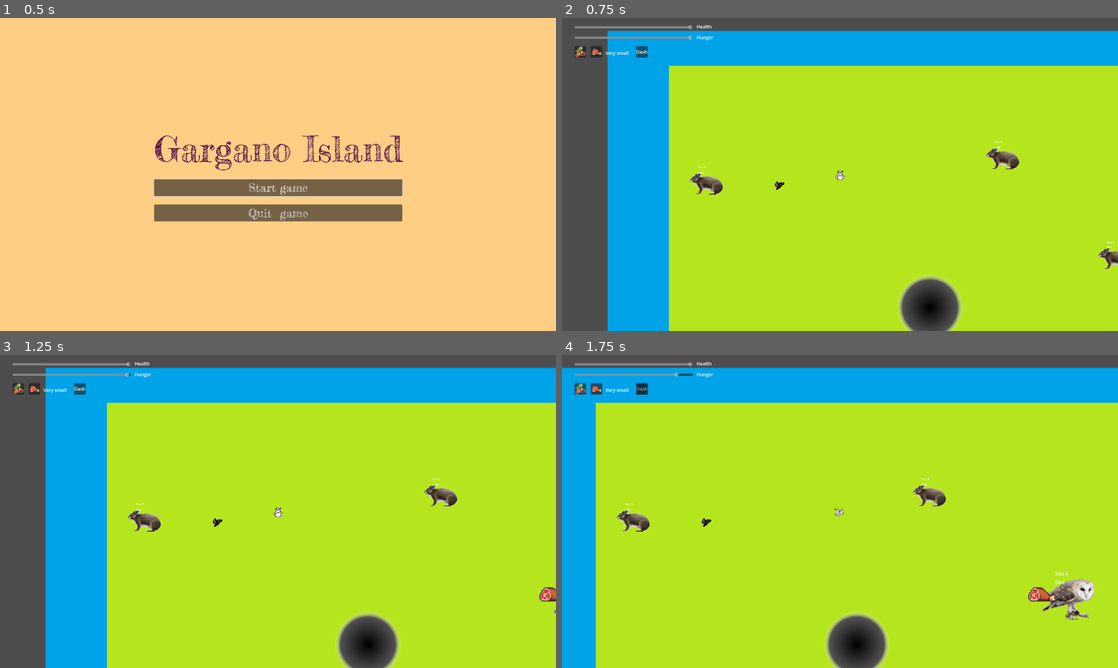
Above: before the commit, frames 1-4 (two rows, left to right).
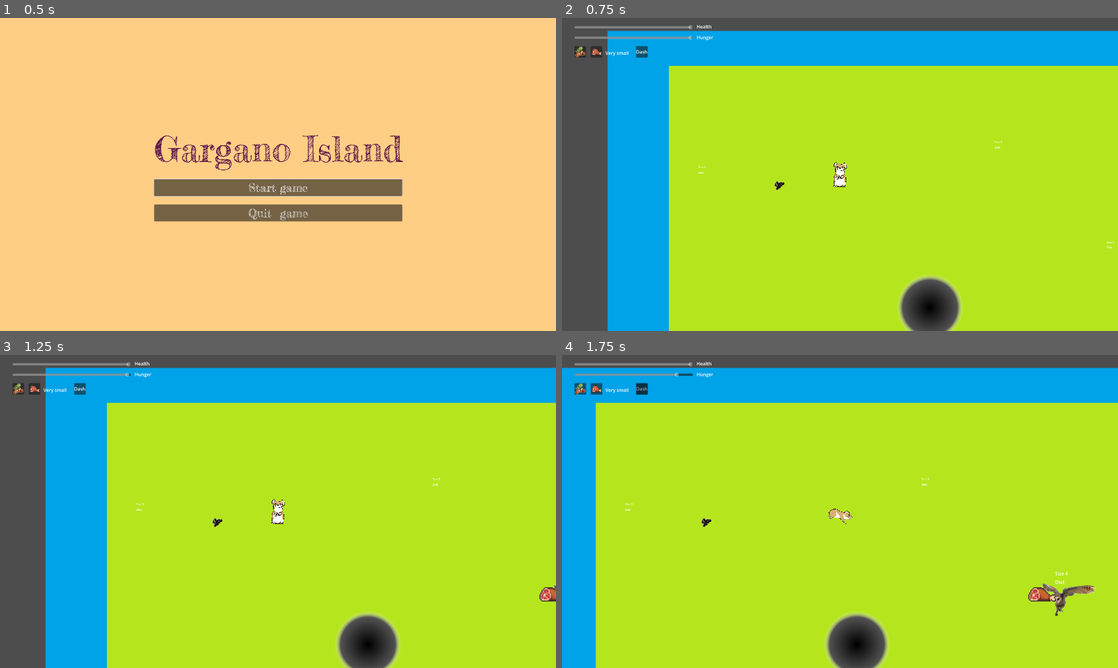
Above: after the commit, the same moments.

Repository: nialsiG/GMTK2024
Game: Godot game, scene res://scenes/start_menu.tscn
Same seed, same stepped clock (60 frames per second), same inputs: the game is played once before the commit and once after it. The engine's default icon, where the game draws it, is replaced by a stand-in: a white triangle on a blue panel in a dark square.
Inputs:
- Up to frame 1 (0.5 s): no input
- Up to frame 2 (0.75 s): click "Start game" at 0.5 s
- Up to frame 3 (1.25 s): no input
- Up to frame 4 (1.75 s): hold D (move_right) from 1.28 s (still down); tap Space (attack) at 1.35 s

Frame 1 is identical in both runs. In frame 2, 0.8% of the frame differs, in the area x 23-100%, y 41-81%; in frame 3, 0.7%; in frame 4, 1.3%, in the area x 9-96%, y 41-85%.

Commit message:
Hamster animation 1.0

Diff:
--- a/Gmtk 2024/assets/sprites/Animals/Deino/deinogalerix.tres
+++ b/Gmtk 2024/assets/sprites/Animals/Deino/deinogalerix.tres
@@ -14,6 +14,26 @@
 }],
 "loop": true,
 "name": &"Down",
+"speed": 5.0
+}, {
+"frames": [],
+"loop": true,
+"name": &"Idle_Down",
+"speed": 5.0
+}, {
+"frames": [],
+"loop": true,
+"name": &"Idle_Left",
+"speed": 5.0
+}, {
+"frames": [],
+"loop": true,
+"name": &"Idle_Right",
+"speed": 5.0
+}, {
+"frames": [],
+"loop": true,
+"name": &"Idle_Up",
 "speed": 5.0
 }, {
 "frames": [{
--- a/Gmtk 2024/assets/sprites/Animals/Mikrotia/Mikrotia.tres
+++ b/Gmtk 2024/assets/sprites/Animals/Mikrotia/Mikrotia.tres
@@ -14,6 +14,26 @@
 }],
 "loop": true,
 "name": &"Down",
+"speed": 5.0
+}, {
+"frames": [],
+"loop": true,
+"name": &"Idle_Down",
+"speed": 5.0
+}, {
+"frames": [],
+"loop": true,
+"name": &"Idle_Left",
+"speed": 5.0
+}, {
+"frames": [],
+"loop": true,
+"name": &"Idle_Right",
+"speed": 5.0
+}, {
+"frames": [],
+"loop": true,
+"name": &"Idle_Up",
 "speed": 5.0
 }, {
 "frames": [{
--- a/Gmtk 2024/assets/sprites/Animals/Prolagus/Prolagus.tres
+++ b/Gmtk 2024/assets/sprites/Animals/Prolagus/Prolagus.tres
@@ -14,6 +14,26 @@
 }],
 "loop": true,
 "name": &"Down",
+"speed": 5.0
+}, {
+"frames": [],
+"loop": true,
+"name": &"Idle_Down",
+"speed": 5.0
+}, {
+"frames": [],
+"loop": true,
+"name": &"Idle_Left",
+"speed": 5.0
+}, {
+"frames": [],
+"loop": true,
+"name": &"Idle_Right",
+"speed": 5.0
+}, {
+"frames": [],
+"loop": true,
+"name": &"Idle_Up",
 "speed": 5.0
 }, {
 "frames": [{
--- a/Gmtk 2024/assets/sprites/Animals/Tyto/Tyto.tres
+++ b/Gmtk 2024/assets/sprites/Animals/Tyto/Tyto.tres
@@ -14,6 +14,26 @@
 }],
 "loop": true,
 "name": &"Down",
+"speed": 5.0
+}, {
+"frames": [],
+"loop": true,
+"name": &"Idle_Down",
+"speed": 5.0
+}, {
+"frames": [],
+"loop": true,
+"name": &"Idle_Left",
+"speed": 5.0
+}, {
+"frames": [],
+"loop": true,
+"name": &"Idle_Right",
+"speed": 5.0
+}, {
+"frames": [],
+"loop": true,
+"name": &"Idle_Up",
 "speed": 5.0
 }, {
 "frames": [{
--- a/Gmtk 2024/assets/sprites/Animals/garganomis/Garganomis.tres
+++ b/Gmtk 2024/assets/sprites/Animals/garganomis/Garganomis.tres
@@ -14,6 +14,26 @@
 }],
 "loop": true,
 "name": &"Down",
+"speed": 5.0
+}, {
+"frames": [],
+"loop": true,
+"name": &"Idle_Down",
+"speed": 5.0
+}, {
+"frames": [],
+"loop": true,
+"name": &"Idle_Left",
+"speed": 5.0
+}, {
+"frames": [],
+"loop": true,
+"name": &"Idle_Right",
+"speed": 5.0
+}, {
+"frames": [],
+"loop": true,
+"name": &"Idle_Up",
 "speed": 5.0
 }, {
 "frames": [{
--- a/Gmtk 2024/scenes/Animals/Garganomis.tscn
+++ b/Gmtk 2024/scenes/Animals/Garganomis.tscn
@@ -12,7 +12,6 @@
 radius = 120.0
 
 [node name="deinogalerix" instance=ExtResource("1_p3d56")]
-scale = Vector2(1, 1)
 script = ExtResource("2_h5ikr")
 
 [node name="CollisionShape2D" parent="." index="0"]
@@ -20,7 +19,7 @@
 
 [node name="Sprite2D" parent="." index="1"]
 sprite_frames = ExtResource("3_06okc")
-animation = &"Down"
+animation = &"Idle_Up"
 
 [node name="CollisionShape2D" parent="Area2D" index="0"]
 shape = SubResource("CircleShape2D_xxdnw")
--- a/Gmtk 2024/scenes/Animals/Mikrotia.tscn
+++ b/Gmtk 2024/scenes/Animals/Mikrotia.tscn
@@ -13,7 +13,7 @@
 
 [node name="Sprite2D" parent="." index="1"]
 sprite_frames = ExtResource("3_f4rfx")
-animation = &"Left"
+animation = &"Down"
 
 [node name="CollisionShape2D" parent="Area2D" index="0"]
 shape = SubResource("CircleShape2D_5nilg")
--- a/Gmtk 2024/scenes/Animals/Prolagus.tscn
+++ b/Gmtk 2024/scenes/Animals/Prolagus.tscn
@@ -5,9 +5,9 @@
 [ext_resource type="SpriteFrames" uid="uid://dkw3d75fcqhkx" path="res://assets/sprites/Animals/Prolagus/Prolagus.tres" id="3_ttf2r"]
 
 [node name="deinogalerix" instance=ExtResource("1_d7v0i")]
-scale = Vector2(1, 1)
 script = ExtResource("2_csrou")
 
 [node name="Sprite2D" parent="." index="1"]
 scale = Vector2(1, 1)
 sprite_frames = ExtResource("3_ttf2r")
+animation = &"Idle_Up"
--- a/Gmtk 2024/scenes/Animals/Tyto.tscn
+++ b/Gmtk 2024/scenes/Animals/Tyto.tscn
@@ -16,7 +16,7 @@
 
 [node name="Sprite2D" parent="." index="1"]
 sprite_frames = ExtResource("2_88tv6")
-animation = &"Down"
+animation = &"Idle_Up"
 
 [node name="CollisionShape2D" parent="Area2D" index="0"]
 shape = SubResource("CircleShape2D_0nywd")
--- a/Gmtk 2024/scenes/Animals/deinogalerix.tscn
+++ b/Gmtk 2024/scenes/Animals/deinogalerix.tscn
@@ -21,7 +21,7 @@
 [node name="Sprite2D" type="AnimatedSprite2D" parent="."]
 scale = Vector2(0.5, 0.5)
 sprite_frames = ExtResource("2_noffp")
-animation = &"Up"
+animation = &"Idle_Down"
 
 [node name="Area2D" type="Area2D" parent="."]
 
--- a/Gmtk 2024/scenes/player.tscn
+++ b/Gmtk 2024/scenes/player.tscn
@@ -1,18 +1,24 @@
-[gd_scene load_steps=10 format=3 uid="uid://c3mp8p0p305a3"]
+[gd_scene load_steps=16 format=3 uid="uid://c3mp8p0p305a3"]
 
 [ext_resource type="Script" path="res://scripts/player.gd" id="1_8cnlt"]
-[ext_resource type="Texture2D" uid="uid://x0c2u2eydsa6" path="res://assets/sprites/Player/Player_left.png" id="2_hemiq"]
-[ext_resource type="Texture2D" uid="uid://bdhqwbxlpe3by" path="res://assets/sprites/Player/Player_down.png" id="2_rrbre"]
-[ext_resource type="Texture2D" uid="uid://cvce5kr577lbu" path="res://assets/sprites/Player/Player_right.png" id="3_oprea"]
-[ext_resource type="Texture2D" uid="uid://dox4p3bi2ql5j" path="res://assets/sprites/Player/Player_still.png" id="4_s00ii"]
-[ext_resource type="Texture2D" uid="uid://cv4pv1k6owsiv" path="res://assets/sprites/Player/Player_Up.png" id="6_yb3pu"]
+[ext_resource type="Texture2D" uid="uid://bpdhoxb4rmy08" path="res://assets/sprites/Player/hamster_idle_side_01.png" id="4_xvqug"]
+[ext_resource type="Texture2D" uid="uid://b1mi803js6jeg" path="res://assets/sprites/Player/hamster_side_moving_01.png" id="5_1unu8"]
+[ext_resource type="Texture2D" uid="uid://v6a3tt27udgp" path="res://assets/sprites/Player/hamster_idle_back_01.png" id="5_gx3ou"]
+[ext_resource type="Texture2D" uid="uid://61y76uxq6atj" path="res://assets/sprites/Player/hamster_idle_face_01.png" id="5_hf8so"]
+[ext_resource type="Texture2D" uid="uid://ctqpc1x4kj4sr" path="res://assets/sprites/Player/hamster_side_moving_02.png" id="6_v41hh"]
 [ext_resource type="AudioStream" uid="uid://w8jgorboi33h" path="res://assets/Sounds/Ate.wav" id="7_7nei2"]
+[ext_resource type="Texture2D" uid="uid://bcxbtw1h8ic5x" path="res://assets/sprites/Player/hamster_side_moving_03.png" id="7_gavtk"]
+[ext_resource type="Texture2D" uid="uid://dplakeg7qs6u2" path="res://assets/sprites/Player/hamster_side_moving_04.png" id="8_nabgh"]
+[ext_resource type="Texture2D" uid="uid://djdnvxqrgco4k" path="res://assets/sprites/Player/hamster_side_moving_05.png" id="9_6j7iy"]
+[ext_resource type="Texture2D" uid="uid://ctkmr8xdb6enf" path="res://assets/sprites/Player/hamster_side_moving_06.png" id="10_tyavp"]
+[ext_resource type="Texture2D" uid="uid://dglap0318bct2" path="res://assets/sprites/Player/hamster_side_moving_07.png" id="11_isr48"]
+[ext_resource type="Texture2D" uid="uid://c15a3v6ute750" path="res://assets/sprites/Player/hamster_side_moving_08.png" id="12_uk50g"]
 
 [sub_resource type="SpriteFrames" id="SpriteFrames_20df6"]
 animations = [{
 "frames": [{
 "duration": 1.0,
-"texture": ExtResource("2_rrbre")
+"texture": ExtResource("5_hf8so")
 }],
 "loop": true,
 "name": &"Down",
@@ -20,31 +26,60 @@
 }, {
 "frames": [{
 "duration": 1.0,
-"texture": ExtResource("2_hemiq")
+"texture": ExtResource("5_hf8so")
 }],
 "loop": true,
-"name": &"Left",
+"name": &"Idle_Down",
 "speed": 5.0
 }, {
 "frames": [{
 "duration": 1.0,
-"texture": ExtResource("3_oprea")
+"texture": ExtResource("4_xvqug")
 }],
 "loop": true,
-"name": &"Right",
+"name": &"Idle_Right",
 "speed": 5.0
 }, {
 "frames": [{
 "duration": 1.0,
-"texture": ExtResource("4_s00ii")
+"texture": ExtResource("5_gx3ou")
 }],
 "loop": true,
-"name": &"Still",
+"name": &"Idle_Up",
 "speed": 5.0
 }, {
 "frames": [{
 "duration": 1.0,
-"texture": ExtResource("6_yb3pu")
+"texture": ExtResource("5_1unu8")
+}, {
+"duration": 1.0,
+"texture": ExtResource("6_v41hh")
+}, {
+"duration": 1.0,
+"texture": ExtResource("7_gavtk")
+}, {
+"duration": 1.0,
+"texture": ExtResource("8_nabgh")
+}, {
+"duration": 1.0,
+"texture": ExtResource("9_6j7iy")
+}, {
+"duration": 1.0,
+"texture": ExtResource("10_tyavp")
+}, {
+"duration": 1.0,
+"texture": ExtResource("11_isr48")
+}, {
+"duration": 1.0,
+"texture": ExtResource("12_uk50g")
+}],
+"loop": true,
+"name": &"Right",
+"speed": 10.0
+}, {
+"frames": [{
+"duration": 1.0,
+"texture": ExtResource("5_gx3ou")
 }],
 "loop": true,
 "name": &"Up",
@@ -52,19 +87,21 @@
 }]
 
 [sub_resource type="CapsuleShape2D" id="CapsuleShape2D_ifsr4"]
-radius = 62.0
-height = 128.0
+radius = 60.0
+height = 120.0
 
 [node name="Player" type="CharacterBody2D"]
 scale = Vector2(0.35, 0.35)
 script = ExtResource("1_8cnlt")
 
 [node name="Sprite2D" type="AnimatedSprite2D" parent="."]
-scale = Vector2(2.5, 2.5)
+position = Vector2(-9.53674e-07, -1.81901)
+scale = Vector2(0.5, 0.5)
 sprite_frames = SubResource("SpriteFrames_20df6")
-animation = &"Still"
+animation = &"Right"
 
 [node name="CollisionShape2D" type="CollisionShape2D" parent="."]
+position = Vector2(0, 51.4286)
 shape = SubResource("CapsuleShape2D_ifsr4")
 
 [node name="Camera2D" type="Camera2D" parent="."]
--- a/Gmtk 2024/scripts/animal.gd
+++ b/Gmtk 2024/scripts/animal.gd
@@ -14,6 +14,7 @@
 @export var friction = 1200
 
 @onready var axis = Vector2.ZERO
+@onready var current_direction = enums.Direction.Down
 
 var target : Node2D
 var relationToTarget : enums.Relationship
@@ -25,6 +26,7 @@
 func _ready():
 	sprite = get_node("Sprite2D")
 	UpdateSize()
+	UpdateSprite()
 
 func UpdateSize():
 	match current_size:
@@ -130,24 +132,46 @@
 		currentState = enums.State.Still
 	if (currentAxis.x < 0):
 		currentState = enums.State.Left
+		current_direction = enums.Direction.Left
 	if (currentAxis.x > 0):
 		currentState = enums.State.Right
+		current_direction = enums.Direction.Right
 	if (currentAxis.y > 0):
 		currentState = enums.State.Down
+		current_direction = enums.Direction.Down
 	if (currentAxis.y < 0):
 		currentState = enums.State.Up
+		current_direction = enums.Direction.Up
 
 func UpdateSprite():
 	if (currentState == enums.State.Still):
-		sprite.animation = "Still"
+		match current_direction:
+			enums.Direction.Down:
+				sprite.animation = "Idle_Down"
+				sprite.flip_h = false
+			enums.Direction.Left:
+				sprite.animation = "Idle_Right"
+				sprite.flip_h = true
+			enums.Direction.Right:
+				sprite.animation = "Idle_Right"
+				sprite.flip_h = false
+			enums.Direction.Up:
+				sprite.animation = "Idle_Down"
+				sprite.flip_h = false
+			_:
+				sprite.animation = "Still"
 	elif (currentState == enums.State.Down):
-		sprite.animation = "Down"
+		sprite.play("Down")
+		sprite.flip_h = false
 	elif (currentState == enums.State.Up):
-		sprite.animation = "Up"
+		sprite.play("Up")
+		sprite.flip_h = false
 	elif (currentState == enums.State.Left):
-		sprite.animation = "Left"
+		sprite.play("Right")
+		sprite.flip_h = true
 	elif (currentState == enums.State.Right):
-		sprite.animation = "Right"
+		sprite.play("Right")
+		sprite.flip_h = false
 
 func GetCollidingAnimals(collisionCount : int) -> Array[Animal]:
 	var array : Array[Animal] = []
--- a/Gmtk 2024/scripts/enums.gd
+++ b/Gmtk 2024/scripts/enums.gd
@@ -15,3 +15,5 @@
 enum State {Still, Up, Down, Left, Right}
 
 enum Diet { vegetarian, carnivore, omni}
+
+enum Direction { Up, Down, Left, Right }
--- a/Gmtk 2024/scripts/player.gd
+++ b/Gmtk 2024/scripts/player.gd
@@ -7,7 +7,7 @@
 var _isDashInRecovery : bool = false
 var _dashDuration : float = 0
 var _dashMaxDuration : float = 0.2
-var _dashRecoveryTime : float = 10
+var _dashRecoveryTime : float = 3
 var _dashSizeBonus : int = 1
 var _dashSpeedBonus : float = 4
 var _dashFoodCost : int = 5
@@ -56,7 +56,6 @@
 		eat(-_dashFoodCost * GetSizeValue(), enums.FoodType.Consumed)
 
 	UpdateState(axis)
-
 	UpdateSprite()
 	move(delta)
 
Binary file added: Gmtk 2024/assets/sprites/Player/hamster_idle_back_01.png
Not shown, added: Gmtk 2024/assets/sprites/Player/hamster_idle_back_01.png.import
Binary file added: Gmtk 2024/assets/sprites/Player/hamster_idle_face_01.png
Not shown, added: Gmtk 2024/assets/sprites/Player/hamster_idle_face_01.png.import
Binary file added: Gmtk 2024/assets/sprites/Player/hamster_idle_side_01.png
Not shown, added: Gmtk 2024/assets/sprites/Player/hamster_idle_side_01.png.import
Binary file added: Gmtk 2024/assets/sprites/Player/hamster_side_moving_01.png
Not shown, added: Gmtk 2024/assets/sprites/Player/hamster_side_moving_01.png.import
Binary file added: Gmtk 2024/assets/sprites/Player/hamster_side_moving_02.png
Not shown, added: Gmtk 2024/assets/sprites/Player/hamster_side_moving_02.png.import
Binary file added: Gmtk 2024/assets/sprites/Player/hamster_side_moving_03.png
Not shown, added: Gmtk 2024/assets/sprites/Player/hamster_side_moving_03.png.import
(and 10 more such lines)
